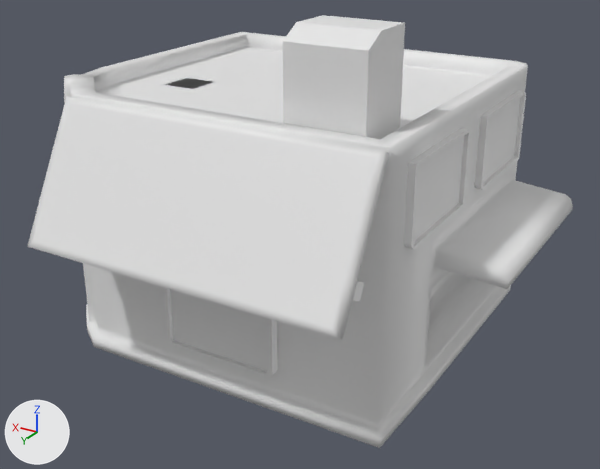
The glTF model assets/3d/buildings/building_04/sm_building_04.gltf as it was, and as the next commit left it.
The view is the same before and after, from a camera (50 mm lens) standing at (-11.54, 20.39, 11.87) and looking at (-0.85, 2.57, 2.96). The axes (+X, +Y, +Z) are drawn at lower left. The lights are the same throughout. Materials are left out; every surface is plain grey. Objects named as collision shapes, trigger or cutter boxes, shadow casters or lower levels of detail are left out. Where no turn or scale is listed for an object, it has been applied to the vertices. Vertices at the same position are counted once.

Script lines for the objects in view, before the commit:
```python
me_cube_002 = bpy.data.meshes.new('Cube.002')
me_cube_002.from_pydata(...)  # 758 vertices, 1480 faces; spans x -6.8..6.35, y -3.71..8.07, z -0.03..9.04
me_cube_002.materials.append(mat_t_building_01_base)
me_cube_002.materials.append(mat_t_building_01_details)
me_cube_002.materials.append(mat_t_building_01_trim)
me_cube_002.materials.append(mat_t_building_01_door)
me_cube_002.materials.append(mat_t_interior)
me_cube_002.materials.append(mat_t_overhang)
me_cube_002.materials.append(mat_t_building_01_windowtrim)
me_cube_002.materials.append(mat_t_building_01_windowglass)
me_cube_002.materials.append(mat_t_solarpanels)
ob_sm_building_04_farmingshort = bpy.data.objects.new('sm_building_04_farmingshort', me_cube_002)
ob_sm_building_04_farmingshort.location = (0.0, 0.0, 0.0)
```
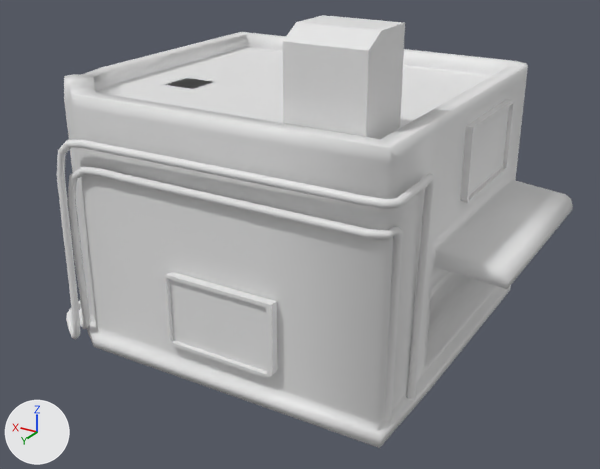
The change, as JSON lines over the scene's bpy script:
```json
{"block": "me_cube_002", "where": "# used by ob_sm_building_04_farmingshort; location = (0.0, 0.0, 0.0)"}
{"op": "remove", "block": "me_cube_002", "code": "me_cube_002.from_pydata(...)  # 758 vertices, 1480 faces; spans x -6.8..6.35, y -3.71..8.07, z -0.03..9.04"}
{"op": "add", "block": "me_cube_002", "code": "me_cube_002.from_pydata(...)  # 1552 vertices, 3016 faces; spans x -6.8..6.35, y -3.71..6.49, z -0.03..9.04"}
{"block": "me_cube_002", "change": "me_cube_002 part 1: the loose piece of 30 vertices spanning x -5.17..-4.95, y -2.48..0.75, z 4.42..6.42 is moved by (0.0, 1.0, -0.03)"}
{"block": "me_cube_002", "change": "me_cube_002 part 2: a new loose piece of 560 vertices spanning x -5.35..5.77, y 3.45..6.49, z -0.02..6.01"}
{"block": "me_cube_002", "change": "me_cube_002 part 3: a new loose piece of 400 vertices spanning x -5.18..5.43, y 3.05..6.3, z 0.13..5.27"}
{"block": "me_cube_002", "change": "me_cube_002 part 4"}
{"block": "me_cube_002", "change": "166 vertices are removed from x -5.17..3.51, y 1.89..8.07, z 3.58..7.0"}
{"block": "me_cube_002", "change": "320 faces are deleted"}
```

Boxes [x1, y1, x2, y2] around the edits, measured in the pictures (600 x 469 px; the box of a moved part takes in the faces that stretch with it):
```json
{"object": "sm_building_04_farmingshort", "change": "reshaped", "before": [27, 15, 573, 448], "after": [57, 15, 573, 448]}
{"part": 1, "of": "me_cube_002", "change": "moved or reshaped", "before": [474, 91, 526, 190], "after": [460, 100, 515, 203]}
{"part": 2, "of": "me_cube_002", "change": "added", "after": [57, 140, 435, 399]}
{"part": 3, "of": "me_cube_002", "change": "added", "after": [67, 166, 403, 423]}
{"part": 4, "of": "me_cube_002", "change": "deleted", "before": [27, 96, 471, 340]}
```
